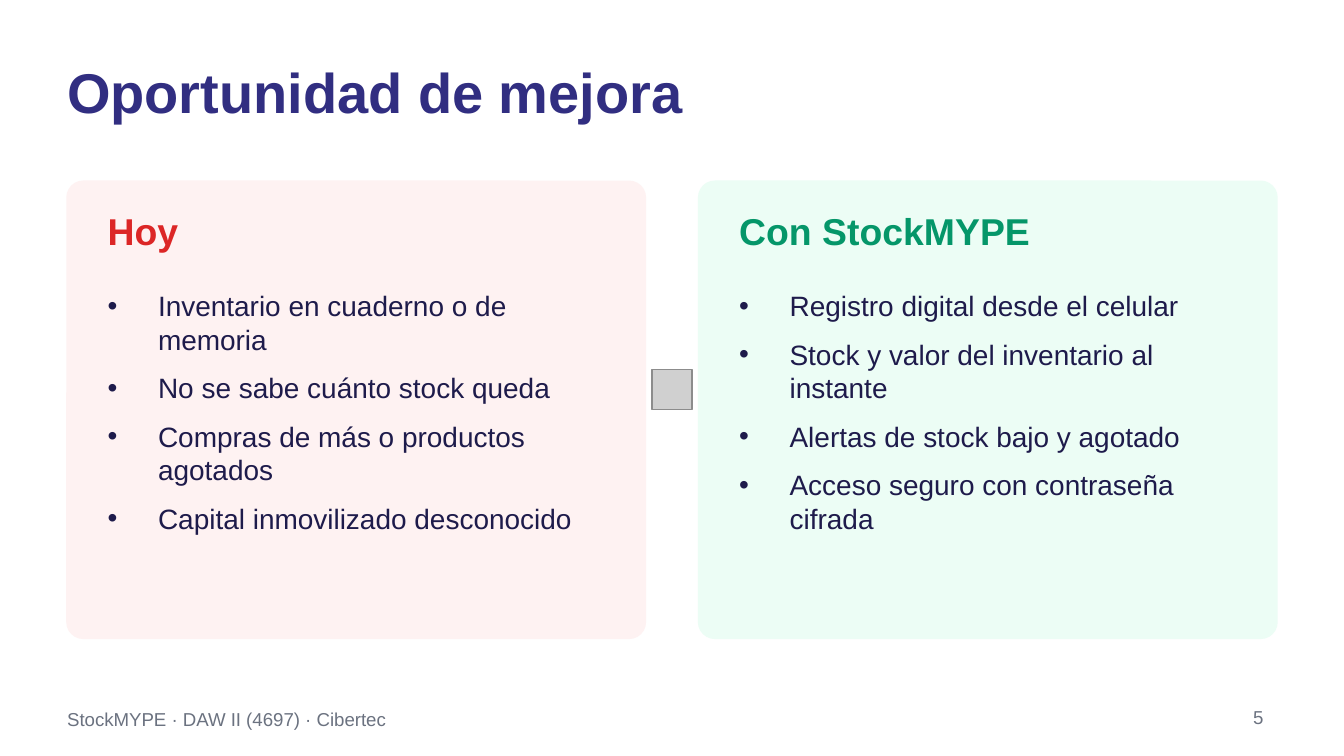
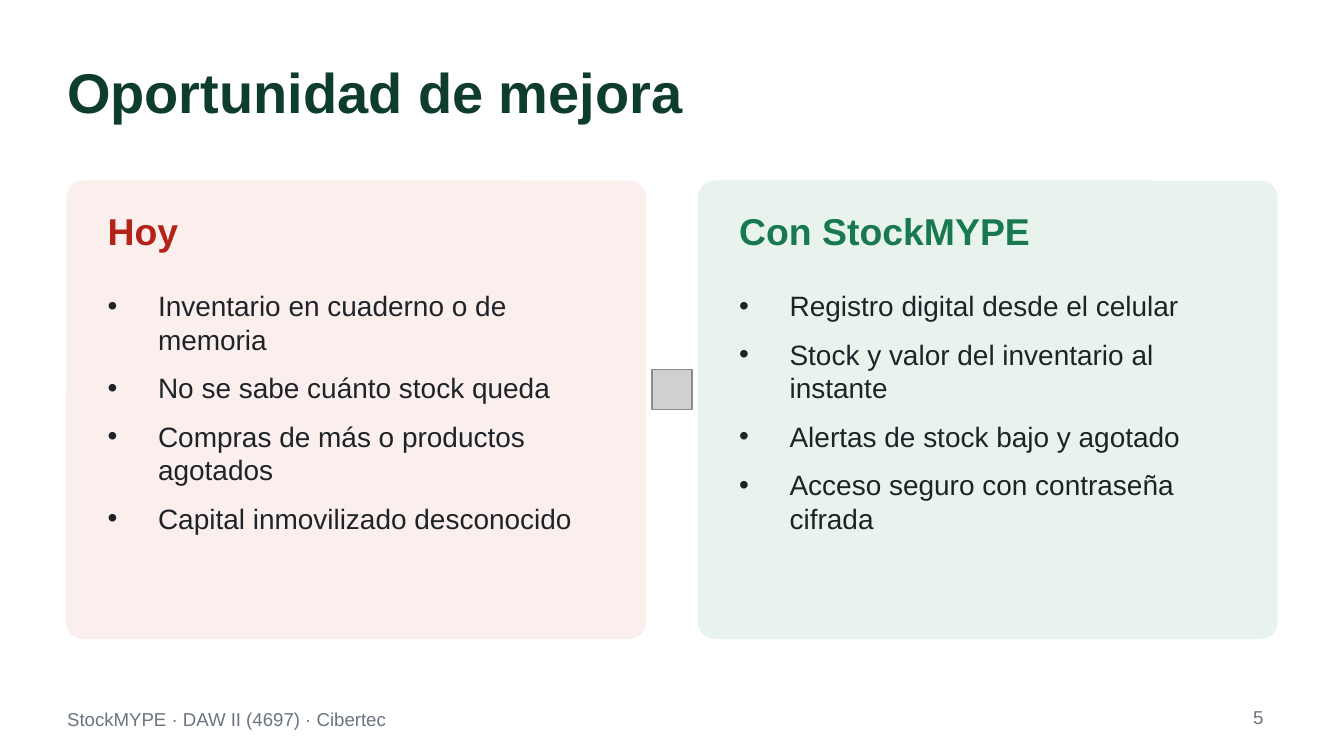
Before and after one commit to nandoxts/DAWII-4697-StockMYPE, a slide deck: slide 5 of docs/Presentacion_StockMYPE_AP1.ppt. Drawn at 1344x756 pixels with LibreOffice and Linux fonts; fonts in the diff are those of the drawing; grey boxes stand for pictures. Boxes give left, top, right and bottom in pixels: in the first picture for what was removed or moved away, otherwise in the second. Text is boxed around its words. In the diff, an @@ line names an element or a change of style, - is before the commit and + after.

```diff
--- a/docs/Presentacion_StockMYPE_AP1.ppt
+++ b/docs/Presentacion_StockMYPE_AP1.ppt
@@ title "Oportunidad de mejora" at bbox=[67, 72, 682, 122]: text colour #312E81 to #0F3D2B @@
@@ rounded rectangle at bbox=[67, 181, 645, 638]: fill #FEF2F2 to #FBEFEE; outline #FEF2F2 0.99 pt to #FBEFEE 0.99 pt @@
@@ text "Hoy" at bbox=[108, 219, 179, 253]: text colour #DC2626 to #B42318 @@
@@ rounded rectangle at bbox=[699, 181, 1277, 638]: fill #ECFDF5 to #E8F3EE; outline #ECFDF5 0.99 pt to #E8F3EE 0.99 pt @@
@@ text "Con StockMYPE" at bbox=[739, 218, 1030, 246]: text colour #059669 to #18794E @@
@@ text "Inventario en cuaderno o de ..." at bbox=[158, 295, 571, 534]: text colour #1E1B4B to #1F2328; bullet colour #1E1B4B to #1F2328 @@
@@ text "Registro digital desde el celular" at bbox=[790, 295, 1180, 530]: text colour #1E1B4B to #1F2328; bullet colour #1E1B4B to #1F2328 @@
```
Also in this commit, not shown: 12 other slides changed, 2 other files.
